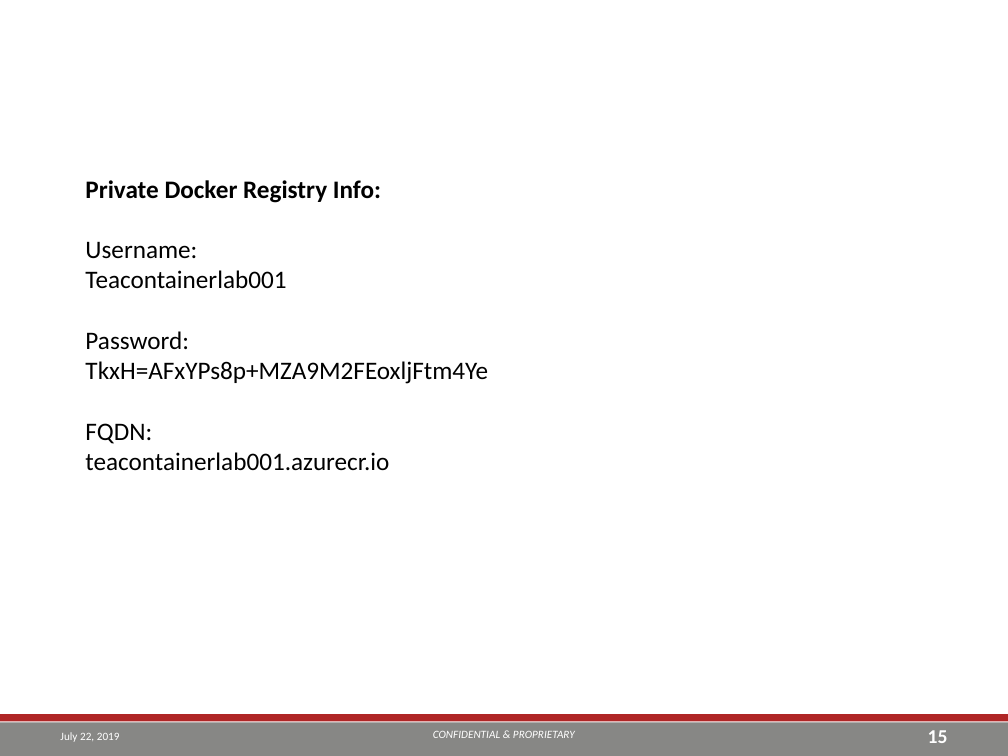
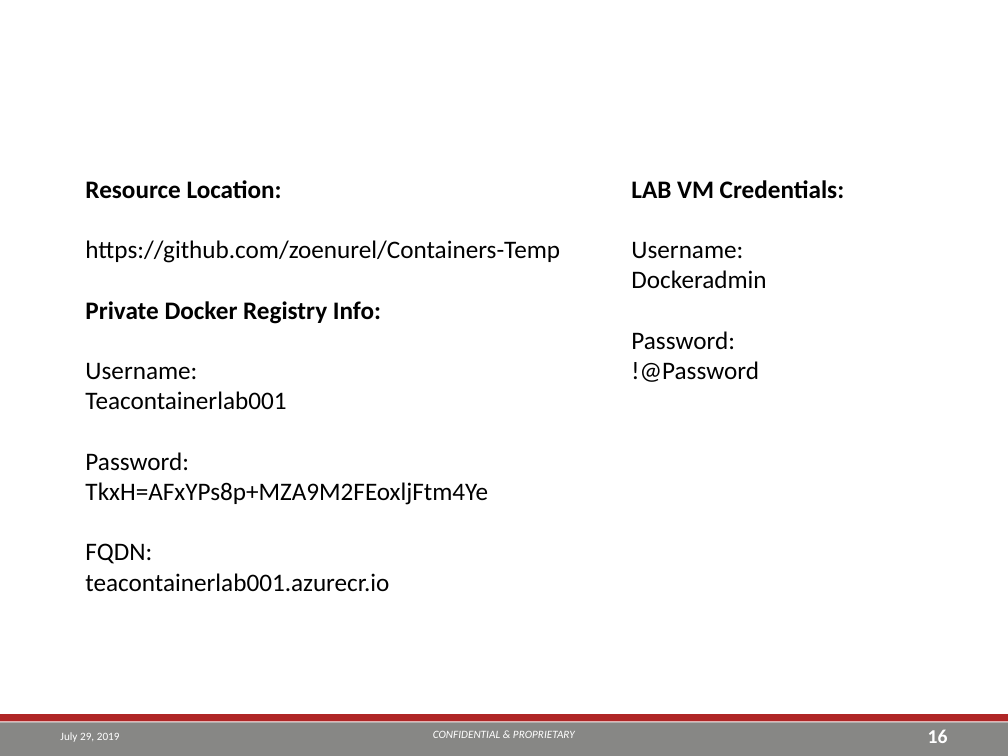
Before and after one commit to zoenurel/Containers-Temp, a slide deck: slide 16 of LunchNLearn1-Intro/Powerpoint/Docker-Intro.pptx (slide 15 before the commit). Drawn at 1008x756 pixels with LibreOffice and Linux fonts; fonts in the diff are those of the drawing; background and template pictures are left out. Boxes give left, top, right and bottom in pixels: in the first picture for what was removed or moved away, otherwise in the second. Text is boxed around its words. In the diff, an @@ line names an element or a change of style, - is before the commit and + after.

```diff
--- a/LunchNLearn1-Intro/Powerpoint/Docker-Intro.pptx
+++ b/LunchNLearn1-Intro/Powerpoint/Docker-Intro.pptx
@@ text at (85, 180, 560, 263): paragraphs added @@
+Resource Location:
+https://github.com/zoenurel/Containers-Temp
@@ text added at (631, 180, 844, 382), 18 pt, text #000000 @@
+LAB VM Credentials:
+Username:
+Dockeradmin
+Password:
+!@Password
@@ text at (60, 732, 120, 742): text changed @@
-July 22, 2019
+July 29, 2019
@@ page number at (928, 729, 948, 743): text changed @@
-15
+16
```
Also in this commit, not shown: 14 other slides changed, 1 slide added.
